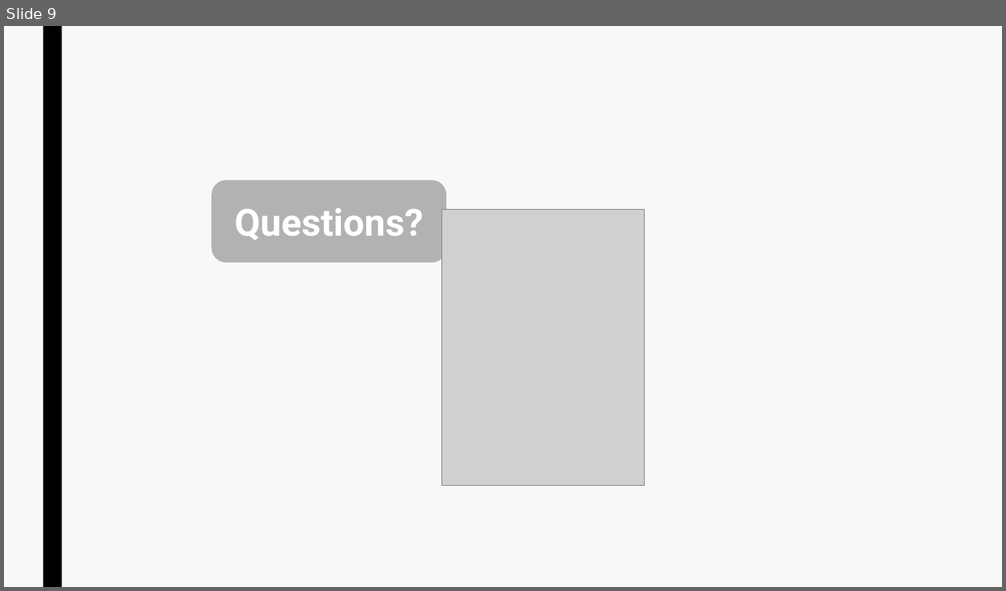
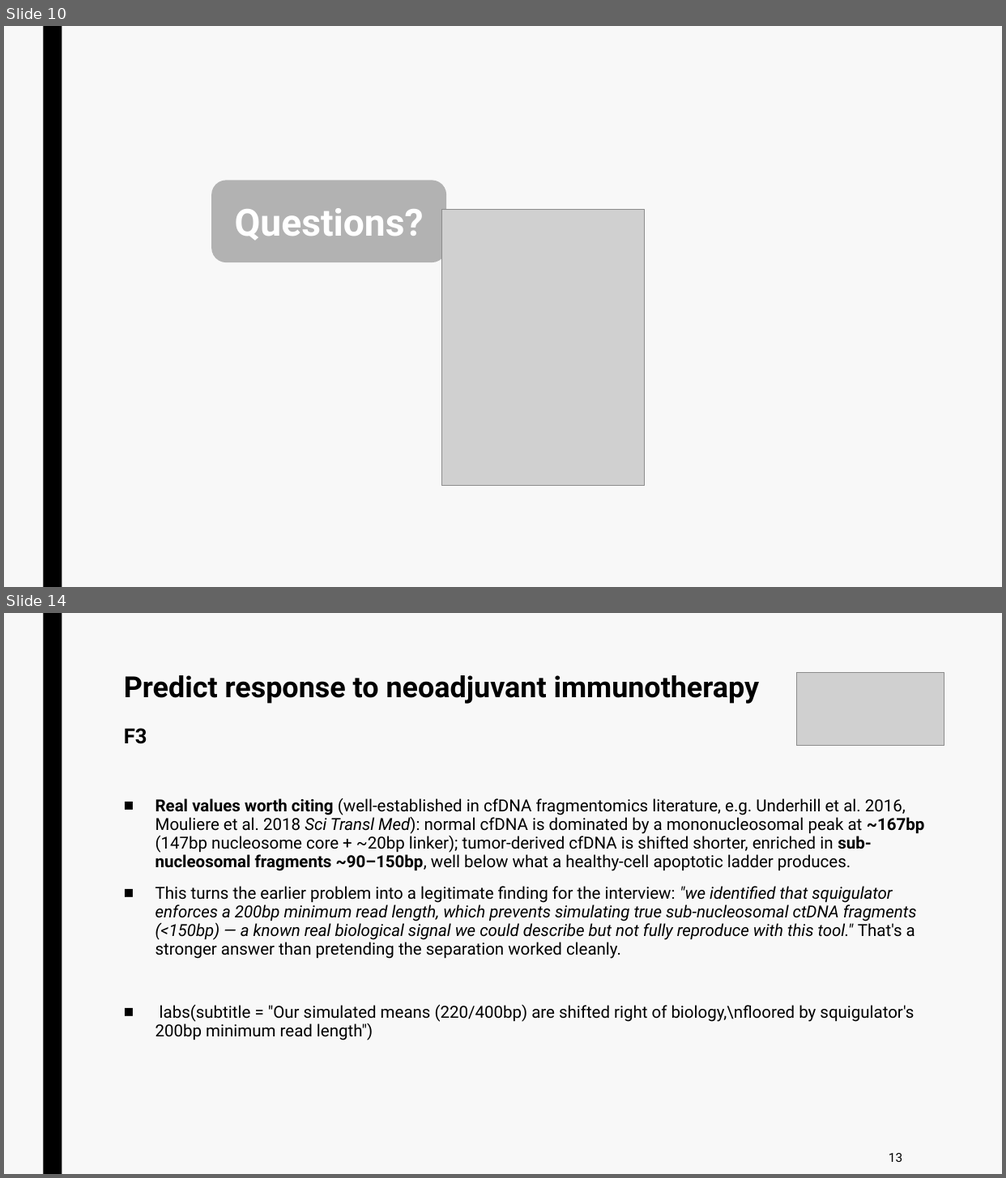
Before and after one commit to jurtasun/presentations, a slide deck: 202609_vhio_symposium/202609_vhio_technical.ppt. Shown one above the other, each under a label of ours: slide 9 before the commit, slides 10 and 14 after it; the slides between them are not shown. The pictures are 1006x591 and 1006x1178 pixels, drawn with LibreOffice and Linux fonts; fonts in the diff are those of the drawing; grey boxes stand for pictures. Boxes give left, top, right and bottom in pixels: in the first picture for what was removed or moved away, otherwise in the second. Text is boxed around its words. In the diff, an @@ line names an element or a change of style, - is before the commit and + after.

```diff
--- a/202609_vhio_symposium/202609_vhio_technical.ppt
+++ b/202609_vhio_symposium/202609_vhio_technical.ppt
@@ slide 14 added at (4,613,1002,1174), background #F8F8F8; not listed: 1 template element that a slide beside it also shows @@
@@ title added at (124,675,760,744), 28 pt, text #000000, bold @@
+Predict response to neoadjuvant immunotherapy
+F3
@@ picture added at (797,672,945,746) @@
@@ text added at (155,798,925,1041), 16 pt, text #000000 @@
+■ Real values worth citing (well-established in cfDNA fragmentomics literature, e.g. Underhill et al. 2016, Mouliere et al. 2018 Sci Transl Med): normal cfDNA is dominated by a mononucleosomal peak at ~167bp (147bp nucleosome core + ~20bp linker); tumor-derived cfDNA is shifted shorter, enriched in sub-nucleosomal fragments ~90–150bp, well below what a healthy-cell apoptotic ladder produces.
+■ This turns the earlier problem into a legitimate finding for the interview: "we identified that squigulator enforces a 200bp minimum read length, which prevents simulating true sub-nucleosomal ctDNA fragments (<150bp) — a known real biological signal we could describe but not fully reproduce with this tool." That's a stronger answer than pretending the separation worked cleanly.
+■ labs(subtitle = "Our simulated means (220/400bp) are shifted right of biology,\nfloored by squigulator's 200bp minimum read length")
@@ page number added at (889,1153,902,1162), 12 pt, text #000000 @@
+13
@@ what was slide 9 is now slide 10 @@
```
Also in this commit, not shown: 3 slides changed, 10 other slides added, 8 slides removed, 10 other files.
